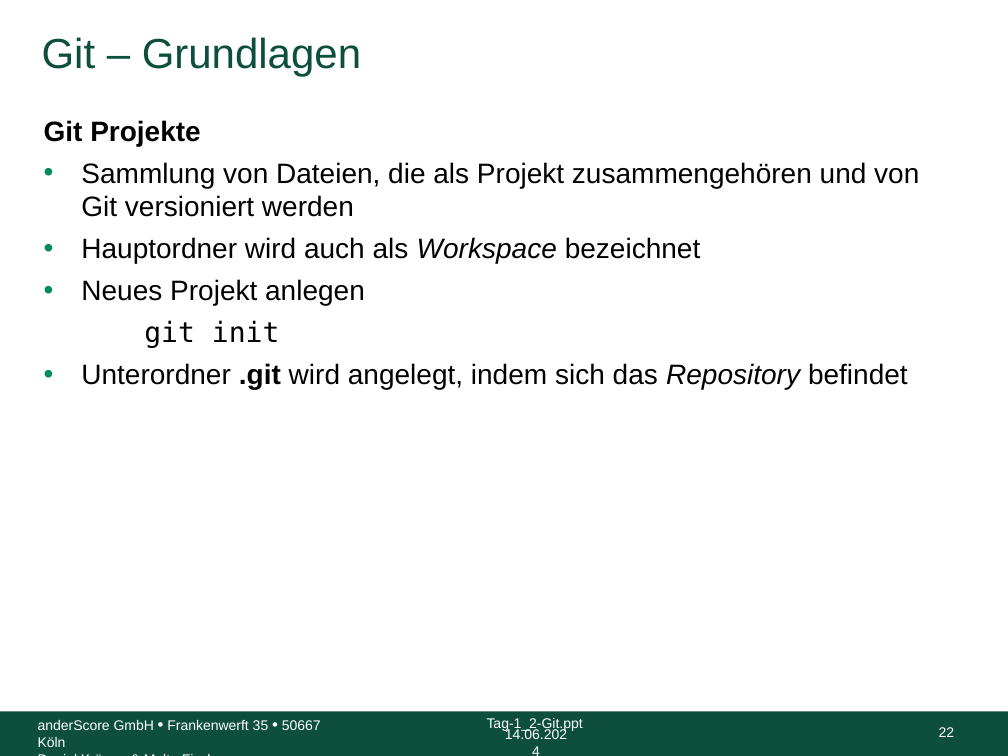
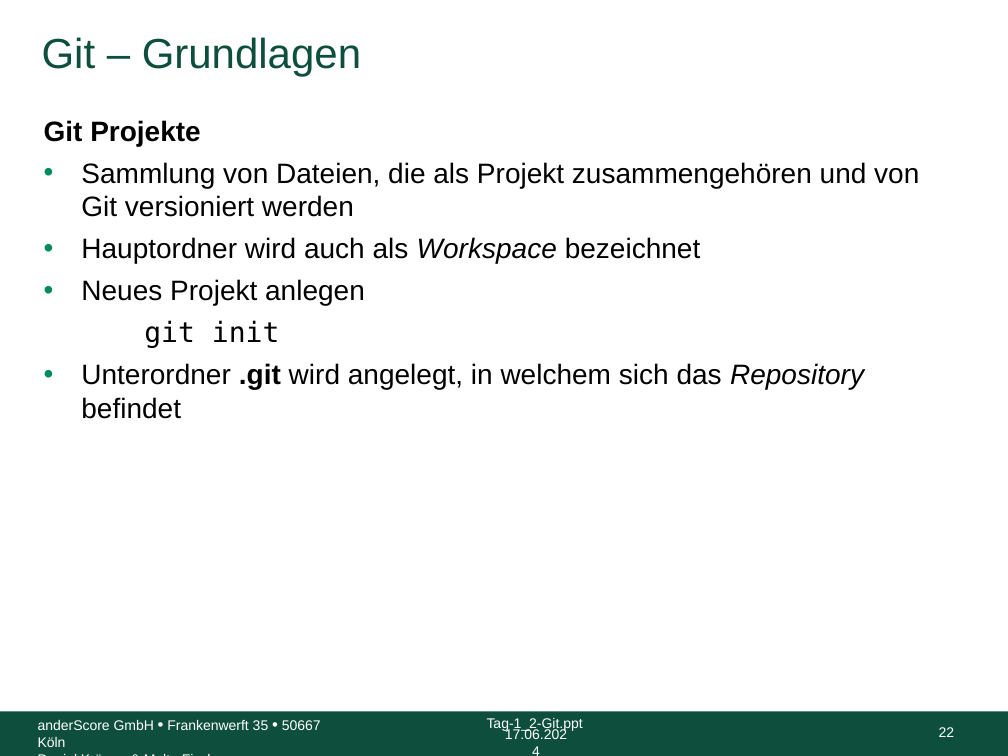
Before and after one commit to anderscore-gmbh/gitlab, a slide deck: slide 22 of slides/Tag-1_2-Git.pptx. Drawn at 1008x756 pixels with LibreOffice and Linux fonts; fonts in the diff are those of the drawing; background and template pictures are left out. Boxes give left, top, right and bottom in pixels: in the first picture for what was removed or moved away, otherwise in the second. Text is boxed around its words. In the diff, an @@ line names an element or a change of style, - is before the commit and + after.

```diff
--- a/slides/Tag-1_2-Git.pptx
+++ b/slides/Tag-1_2-Git.pptx
@@ text at bbox=[81, 363, 864, 419]: text changed @@
-• Unterordner .git wird angelegt, indem sich das Repository befindet
+• Unterordner .git wird angelegt, in welchem sich das Repository befindet
@@ text at bbox=[505, 728, 567, 739]: text changed @@
-14.06.2024
+17.06.2024
```
Also in this commit, not shown: 79 other slides changed, 4 other files.
